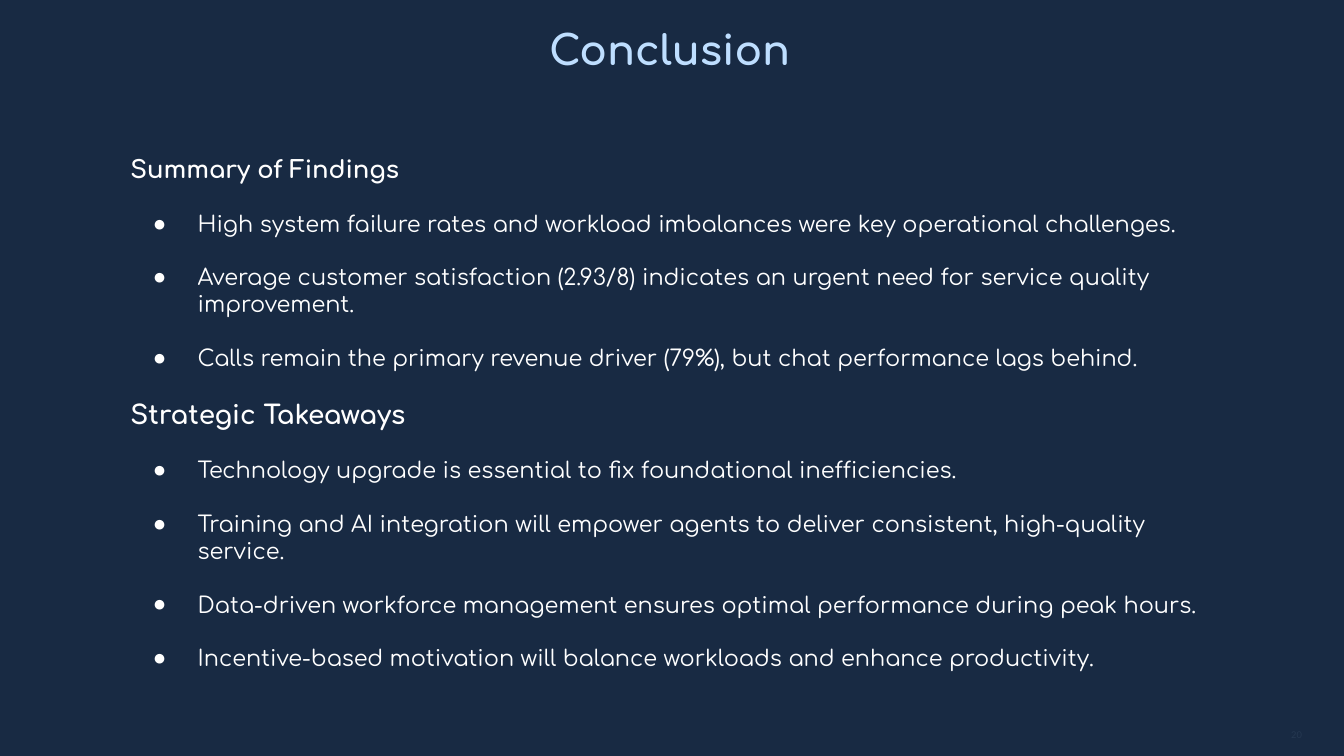
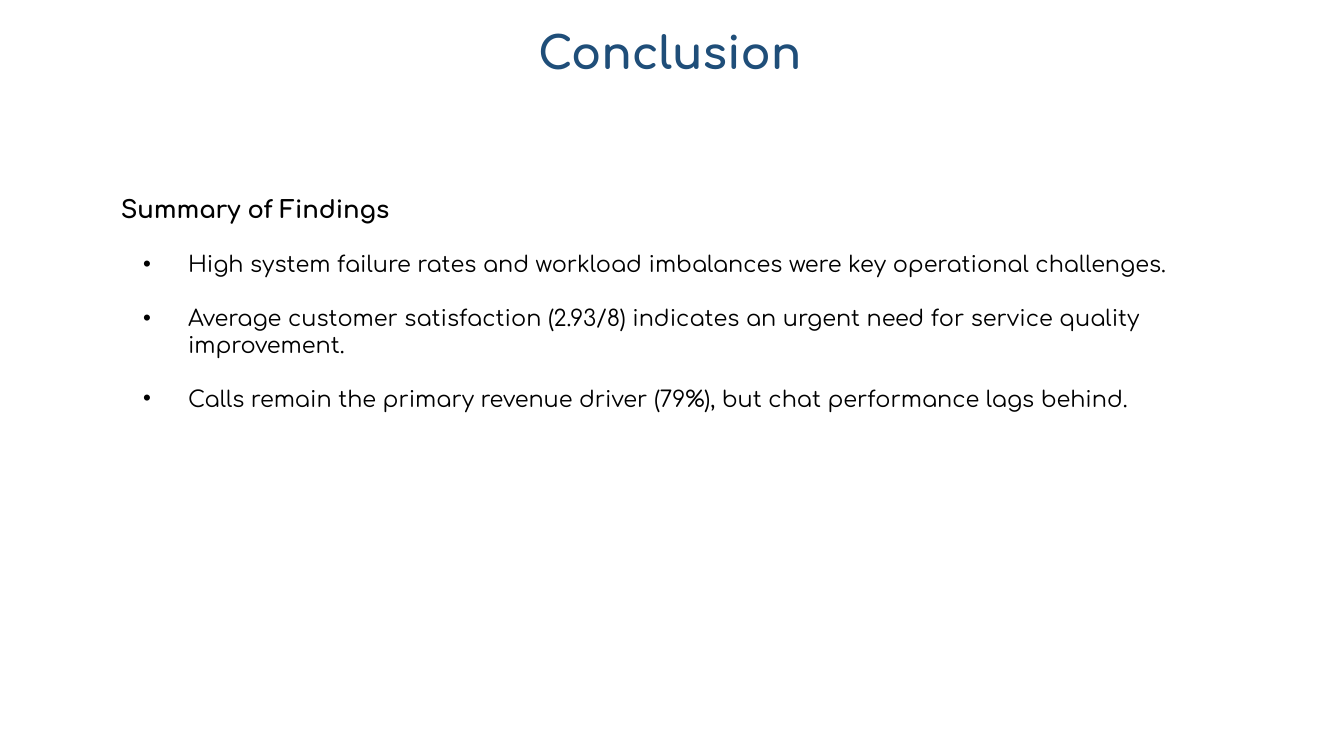
Before and after one commit to vikas9074122983/AstroSage_analysis_excel_dashboard_project, a slide deck: slide 23 of Atrosage_analysis_Vikas.pptx (slide 20 before the commit). Drawn at 1344x756 pixels with LibreOffice and Linux fonts; fonts in the diff are those of the drawing. Boxes give left, top, right and bottom in pixels: in the first picture for what was removed or moved away, otherwise in the second. Text is boxed around its words. In the diff, an @@ line names an element or a change of style, - is before the commit and + after.

```diff
--- a/Atrosage_analysis_Vikas.pptx
+++ b/Atrosage_analysis_Vikas.pptx
@@ background #182A43 to #FFFFFF @@
@@ text "Conclusion" at box(538, 33, 801, 70): size 22 to 24 pt, text colour #BEDEFF to #1F4E79 @@
@@ text "Summary of Findings": place and size @@
-text "Summary of Findings" at box(130, 159, 1197, 672)
+text "Summary of Findings" at box(121, 199, 1165, 412)
@@ text "Summary of Findings" at box(121, 199, 1165, 412): text colour #FFFFFF to #000000; bullet ● to • @@
@@ text at box(130, 403, 1197, 672): paragraphs removed @@
-Strategic Takeaways
-● Technology upgrade is essential to fix foundational inefficiencies.
-● Training and AI integration will empower agents to deliver consistent, high-quality service.
-● Data-driven workforce management ensures optimal performance during peak hours.
-● Incentive-based motivation will balance workloads and enhance productivity.
```
Also in this commit, not shown: 18 other slides changed, 8 slides added, 4 slides removed, 2 other files.
